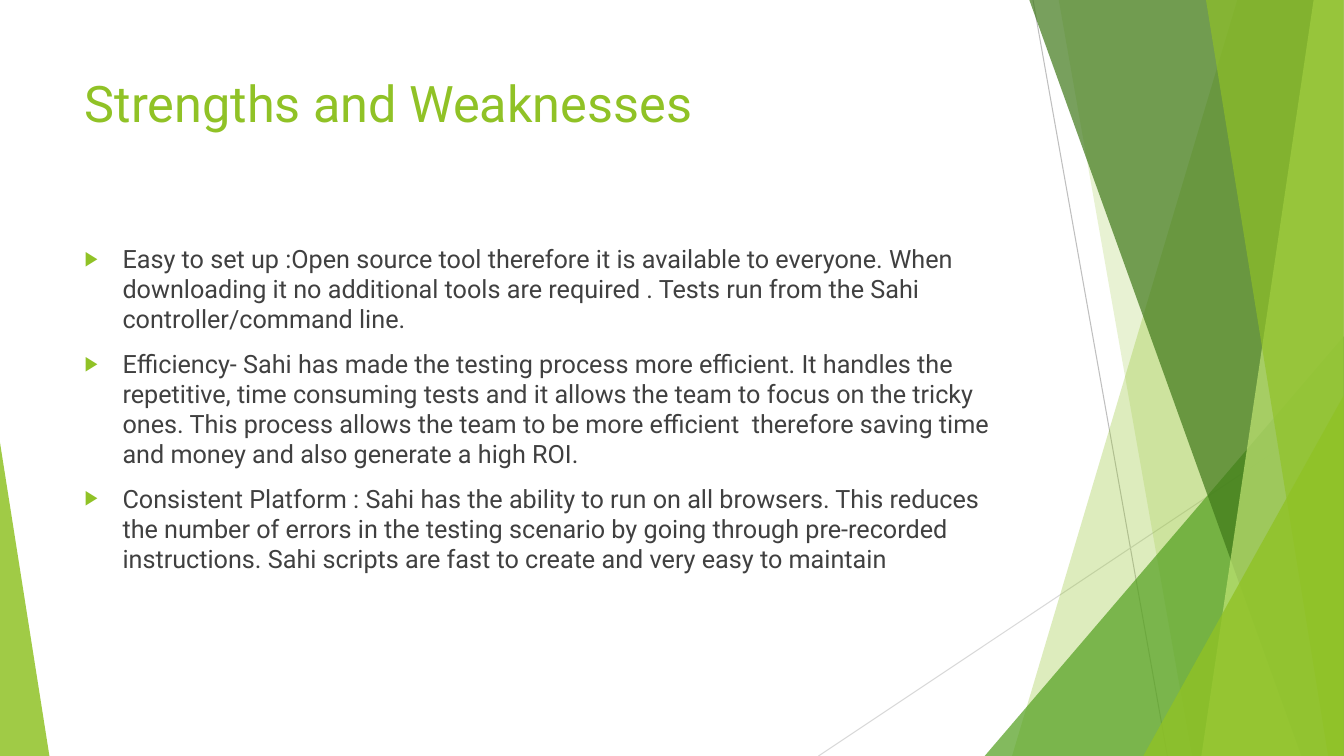
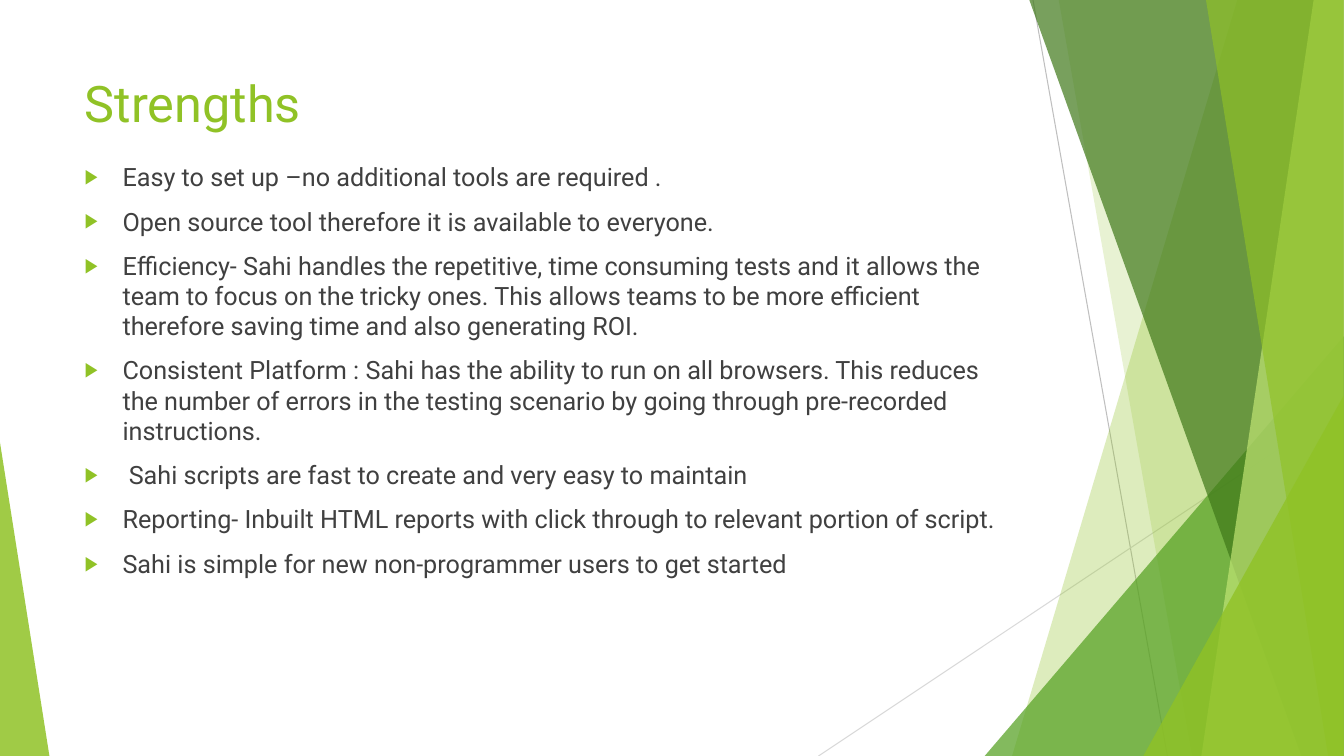
Before and after one commit to JamesDaniel/Software-Quality-Assurance-Group-CA, a slide deck: slide 28 of SQA Presentation_updated.pptx (slide 18 before the commit). Drawn at 1344x756 pixels with LibreOffice and Linux fonts; fonts in the diff are those of the drawing. Boxes give left, top, right and bottom in pixels: in the first picture for what was removed or moved away, otherwise in the second. Text is boxed around its words. In the diff, an @@ line names an element or a change of style, - is before the commit and + after.

```diff
--- a/SQA Presentation_updated.pptx
+++ b/SQA Presentation_updated.pptx
@@ title at [85,84,301,133]: text changed @@
-Strengths and Weaknesses
+Strengths
@@ text at [123,167,995,579]: text changed @@
-▶ Easy to set up :Open source tool therefore it is available to everyone. When downloading it no additional tools are required . Tests run from the Sahi controller/command line.
-▶ Efficiency- Sahi has made the testing process more efficient. It handles the repetitive, time consuming tests and it allows the team to focus on the tricky ones. This process allows the team to be more efficient therefore saving time and money and also generate a high ROI.
-▶ Consistent Platform : Sahi has the ability to run on all browsers. This reduces the number of errors in the testing scenario by going through pre-recorded instructions. Sahi scripts are fast to create and very easy to maintain
+▶ Easy to set up –no additional tools are required .
+▶ Open source tool therefore it is available to everyone.
+▶ Efficiency- Sahi handles the repetitive, time consuming tests and it allows the team to focus on the tricky ones. This allows teams to be more efficient therefore saving time and also generating ROI.
+▶ Consistent Platform : Sahi has the ability to run on all browsers. This reduces the number of errors in the testing scenario by going through pre-recorded instructions.
+▶ Sahi scripts are fast to create and very easy to maintain
+▶ Reporting- Inbuilt HTML reports with click through to relevant portion of script.
+▶ Sahi is simple for new non-programmer users to get started
```
Also in this commit, not shown: 2 other slides changed, 11 slides added, 1 slide removed, 3 other files.
